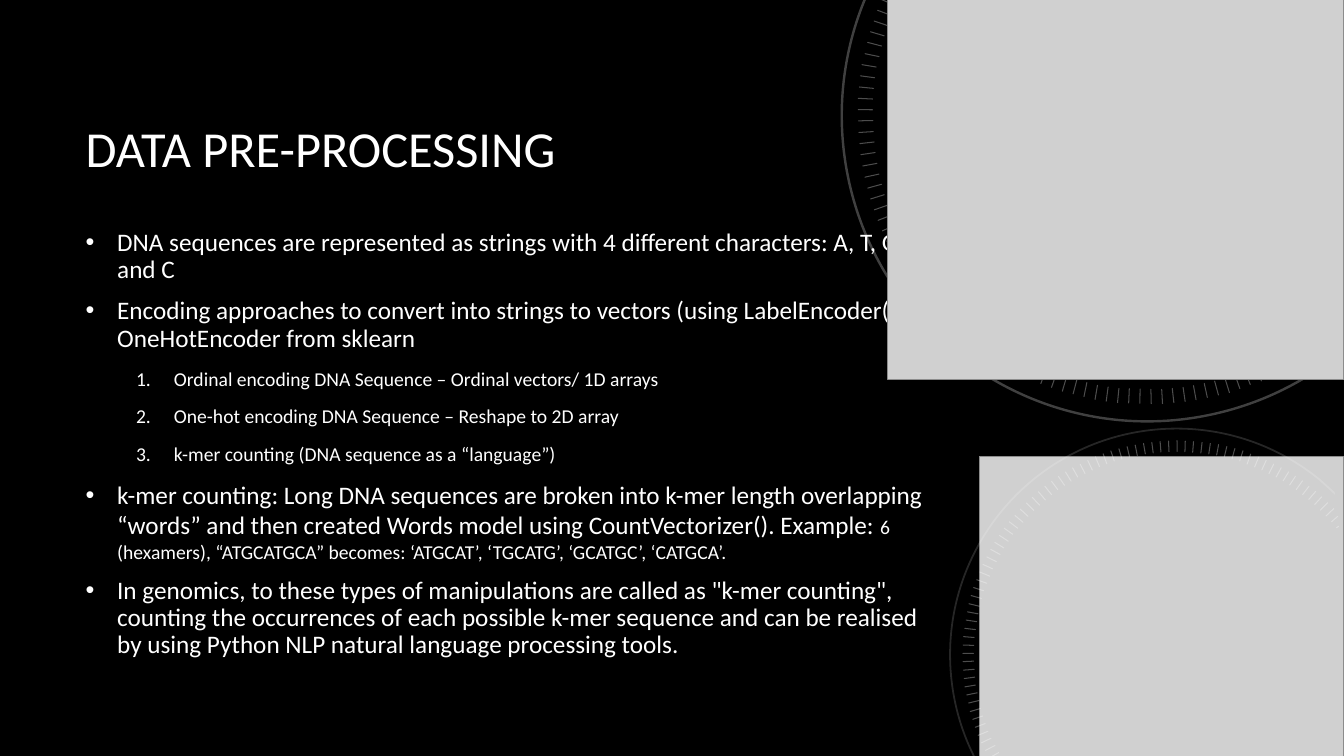
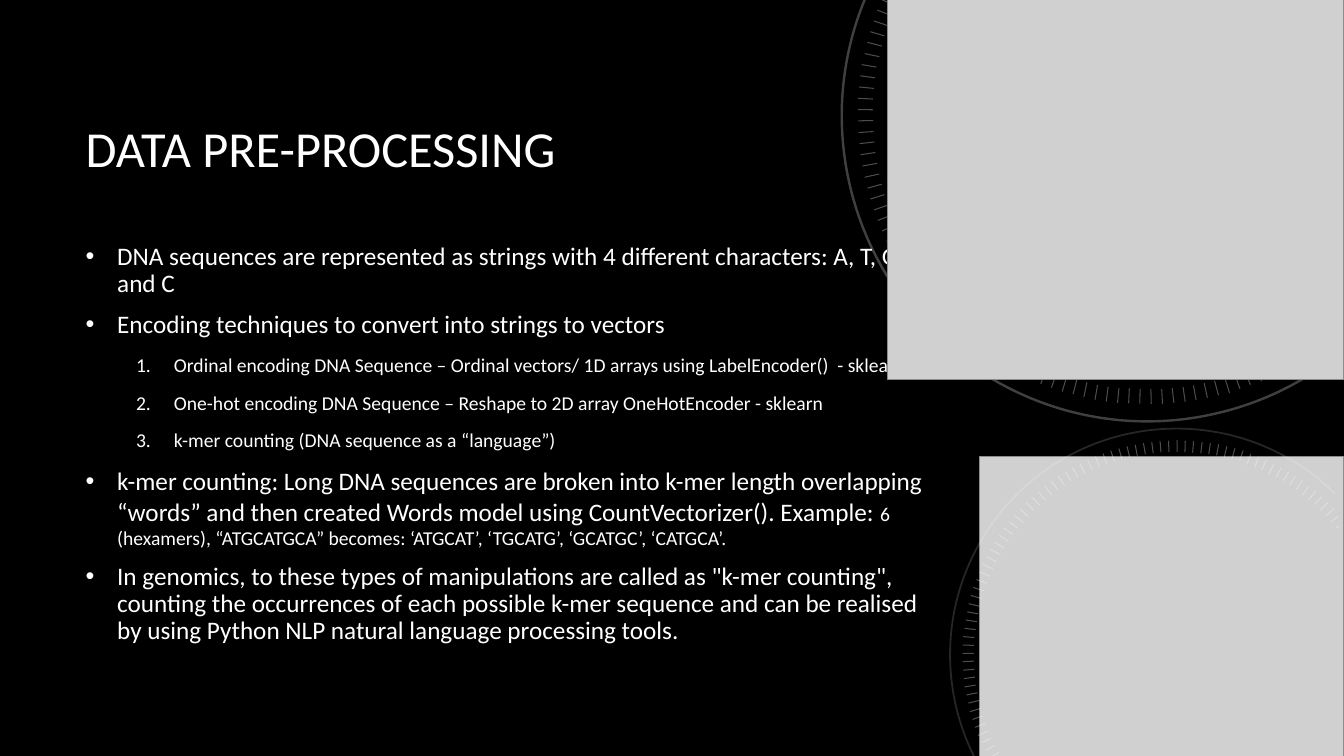
Before and after one commit to itsnameeta/MachineLearning-DNASequencing, a slide deck: slide 4 of DNASequencing.pptx. Drawn at 1344x756 pixels with LibreOffice and Linux fonts; fonts in the diff are those of the drawing; grey boxes stand for pictures; background and template pictures are left out. Boxes give left, top, right and bottom in pixels: in the first picture for what was removed or moved away, otherwise in the second. Text is boxed around its words. In the diff, an @@ line names an element or a change of style, - is before the commit and + after.

```diff
--- a/DNASequencing.pptx
+++ b/DNASequencing.pptx
@@ text at (117,315,905,414): text changed @@
-• Encoding approaches to convert into strings to vectors (using LabelEncoder() / OneHotEncoder from sklearn
-  1. Ordinal encoding DNA Sequence – Ordinal vectors/ 1D arrays
-  2. One-hot encoding DNA Sequence – Reshape to 2D array
+• Encoding techniques to convert into strings to vectors
+  1. Ordinal encoding DNA Sequence – Ordinal vectors/ 1D arrays using LabelEncoder() - sklearn
+  2. One-hot encoding DNA Sequence – Reshape to 2D array OneHotEncoder - sklearn
```
Also in this commit, not shown: 5 other slides changed, 46 other files.
